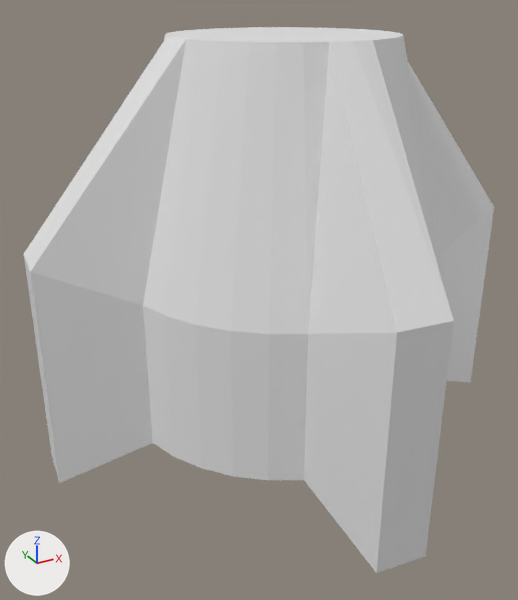
Renders of the Blender file Blender Models/bomb.blend from each side of a commit.
Both versions are drawn from a 50 mm camera at (-2.15, -3.62, 2.49) aimed at (-0.18, -0.05, 0.7). The axes (+X, +Y, +Z) are drawn at lower left. The lights are the same throughout.
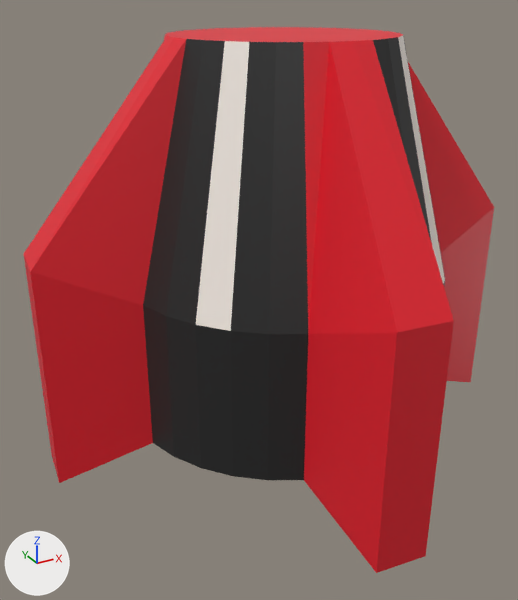
Patch to the scene script:
```diff
--- a/Blender Models/bomb.blend.py
+++ b/Blender Models/bomb.blend.py
@@ mat_material_001 @@
+mat_material_001 = principled_material('Material.001')
+mat_material_001.base_color = (0.8, 0.00837, 0.0212)  # red #e71728
@@ mat_material @@
+mat_material = principled_material('Material')
+mat_material.base_color = (0.018, 0.018, 0.018)  # black #242424
@@ mat_material_002 @@
+mat_material_002 = principled_material('Material.002')
+mat_material_002.base_color = (1.0, 0.92, 0.852)  # white #fff6ee
@@ me_circle @@
 me_circle.from_pydata(...)  # 128 vertices, 66 faces; spans x -1.51..1.51, y -1.51..1.51, z -0.23..2.24
 # used by ob_circle; location = (0.0, 0.0, 0.0)
+# me_circle part 1: 37 of the faces centred in x -0.95..0.95, y -0.95..0.95, z -0.06..1.7 switch from no material to mat_material (black #242424)
+# me_circle part 2: all 13 faces centred in x -0.98..0.98, y -0.98..0.98, z 1.75..2.24 switch from no material to mat_material_001 (red #e71728)
+# me_circle part 3: all 3 faces centred in x -1.5..-1.2, y -0.1..0.34, z 0.45 switch from no material to mat_material_001 (red #e71728)
+# me_circle part 4: all 3 faces centred in x -0.34..0.1, y -1.5..-1.2, z 0.45 switch from no material to mat_material_001 (red #e71728)
+# me_circle part 5: all 3 faces centred in x 1.2..1.5, y -0.34..0.1, z 0.45 switch from no material to mat_material_001 (red #e71728)
+# me_circle part 6: the 1 face centred in x -0.61, y -0.5, z 1.7 switches from no material to mat_material_002 (white #fff6ee)
+# me_circle part 7: the 1 face centred in x 0.5, y -0.61, z 1.7 switches from no material to mat_material_002 (white #fff6ee)
+me_circle.materials.append(mat_material_002)  # white #fff6ee
```

Where the change shows, as pixel boxes (x1, y1, x2, y2) in the pictures (518 x 600 px):
part 1 of me_circle, recoloured (white to black): (143, 36, 445, 480) in both
part 2 of me_circle, recoloured (white to red): (24, 27, 494, 334) in both
part 3 of me_circle, recoloured (white to red): (24, 256, 153, 483) in both
part 4 of me_circle, recoloured (white to red): (304, 321, 454, 573) in both
part 5 of me_circle, recoloured (white to red): (441, 208, 494, 382) in both
part 6 of me_circle, recoloured: (196, 41, 249, 331) in both
part 7 of me_circle, recoloured: (398, 36, 445, 284) in both
